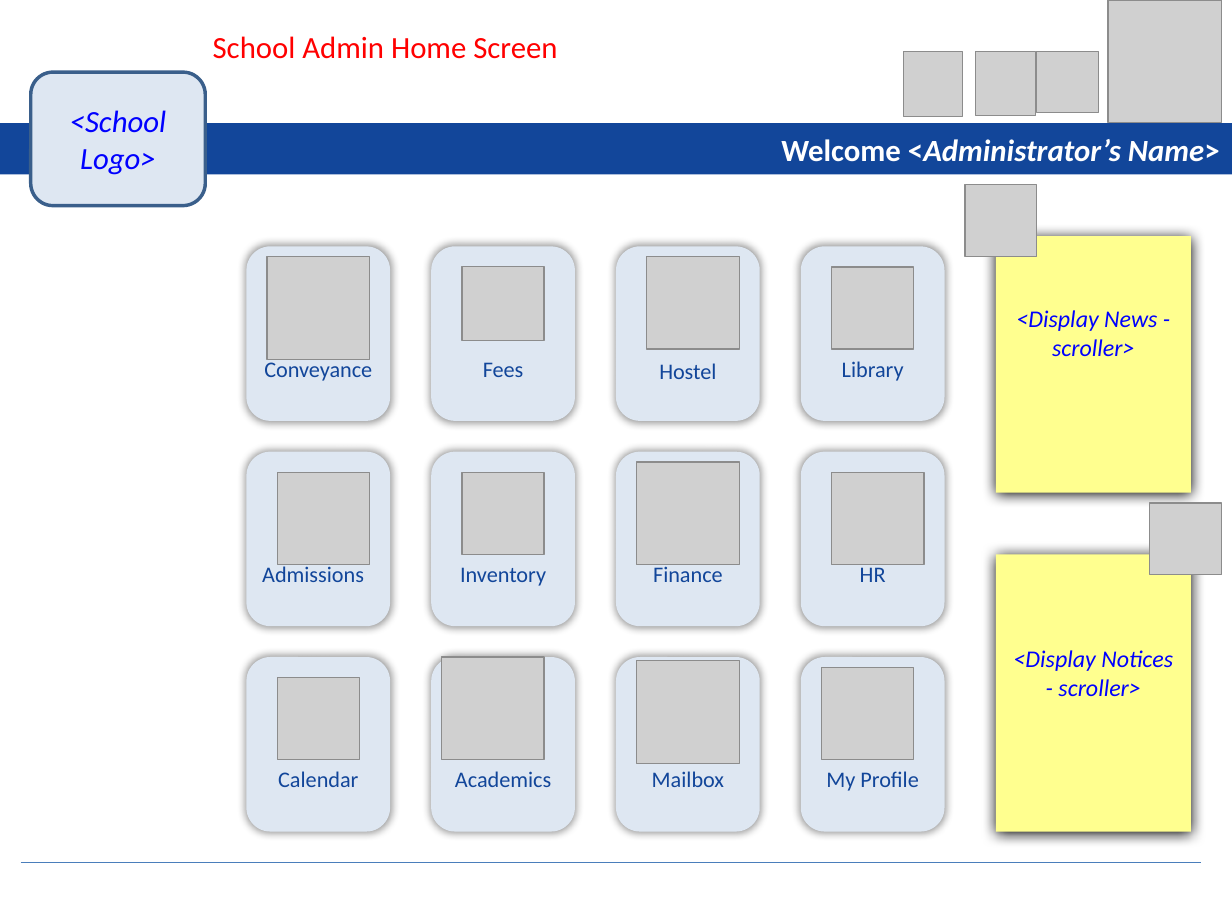
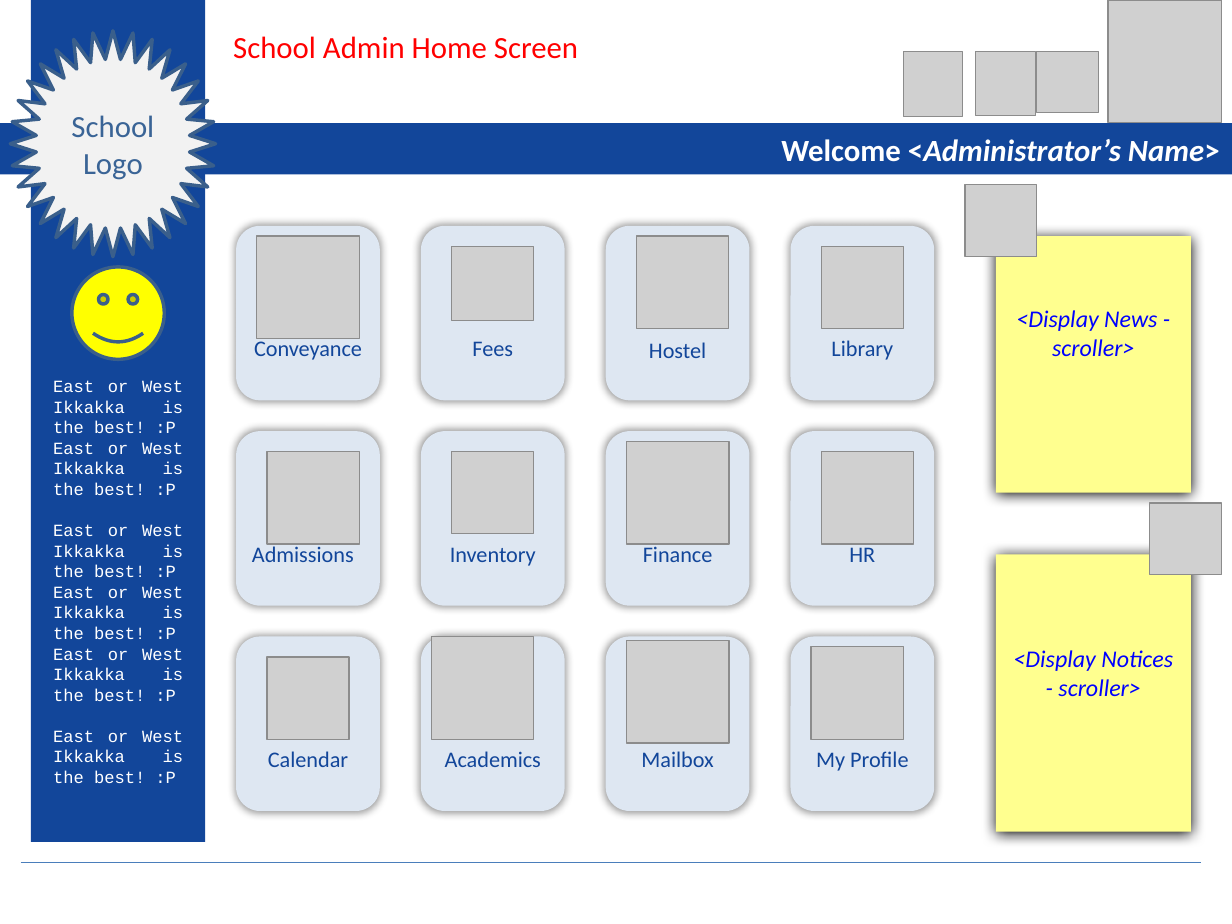
Before and after one commit to prashantking187/schoolerprepo, a slide deck: slide 5 of branches/Design/ERP Final.pptx. Drawn at 1232x924 pixels with LibreOffice and Linux fonts; fonts in the diff are those of the drawing; grey boxes stand for pictures. Boxes give left, top, right and bottom in pixels: in the first picture for what was removed or moved away, otherwise in the second. Text is boxed around its words. In the diff, an @@ line names an element or a change of style, - is before the commit and + after.

```diff
--- a/branches/Design/ERP Final.pptx
+++ b/branches/Design/ERP Final.pptx
@@ rectangle added at (x1=31, y1=0, x2=206, y2=841), fill #12469A @@
@@ text "School Admin Home Screen" moved from (x1=213, y1=36, x2=557, y2=59) to (x1=233, y1=36, x2=578, y2=59) @@
@@ star "School Logo" resized from (x1=31, y1=73, x2=206, y2=206) to (x1=10, y1=31, x2=216, y2=256) @@
@@ star "School Logo" at (x1=10, y1=31, x2=216, y2=256): rounded rectangle to star; fill #DEE7F2 to #F2F2F2 @@
@@ text in star at (x1=71, y1=115, x2=154, y2=180): text changed; text colour #0000FF to #3A6496; italic off @@
-<School Logo>
+School Logo
@@ 12 pictures, 12 texts, 12 rounded rectangles moved together from (x1=246, y1=246, x2=945, y2=832) to (x1=237, y1=225, x2=935, y2=812) @@
@@ smiley face added at (x1=71, y1=267, x2=164, y2=360), fill #FFFF00, outline #3A5F8C 2 pt @@
@@ text added at (x1=53, y1=380, x2=184, y2=783), 10 pt, text #FFFFFF @@
+East or West Ikkakka is the best! :P
+East or West Ikkakka is the best! :P
+East or West Ikkakka is the best! :P
+East or West Ikkakka is the best! :P
+East or West Ikkakka is the best! :P
+East or West Ikkakka is the best! :P
```
Also in this commit, not shown: 3 other slides changed, 2 slides added.
